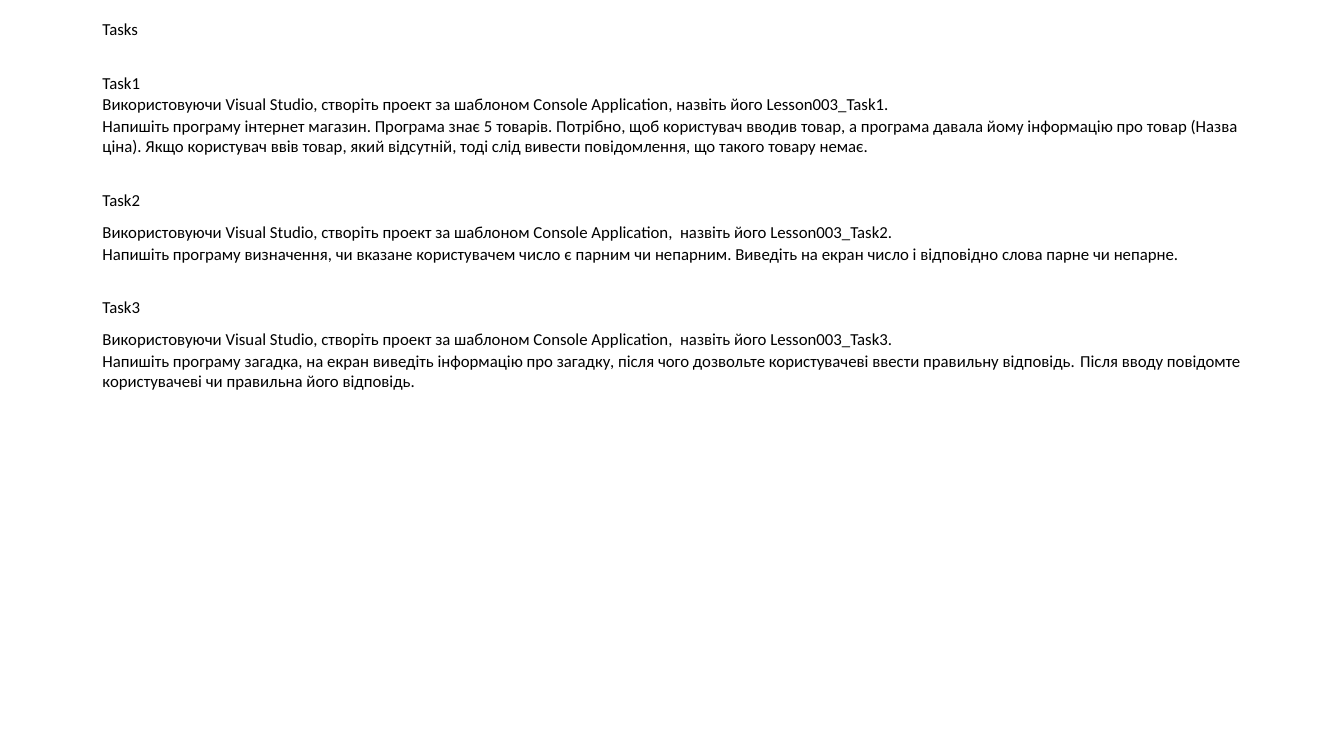
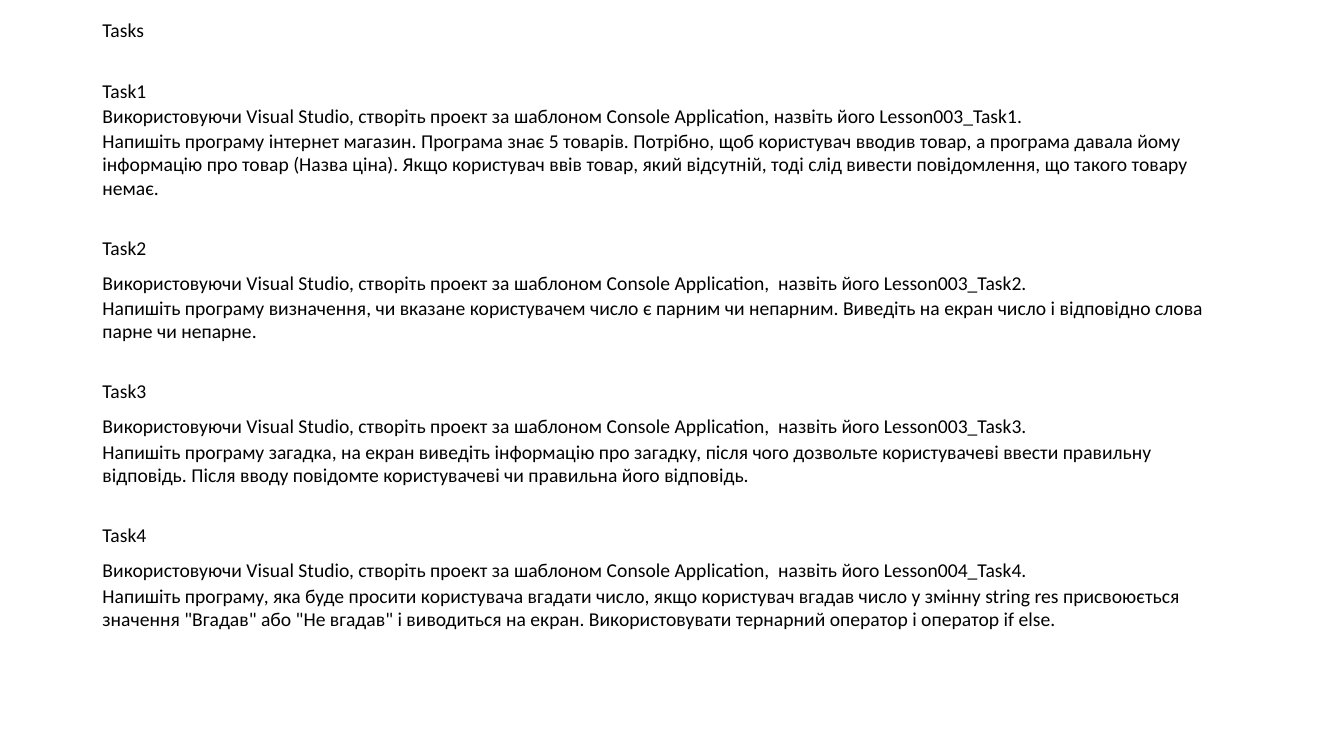
Before and after one commit to IT-Academy2020/Lesson_003_Conditions, a slide deck: slide 11 of Lesson3.pptx (slide 9 before the commit). Drawn at 1344x756 pixels with LibreOffice and Linux fonts; fonts in the diff are those of the drawing. Boxes give left, top, right and bottom in pixels: in the first picture for what was removed or moved away, otherwise in the second. Text is boxed around its words. In the diff, an @@ line names an element or a change of style, - is before the commit and + after.

```diff
--- a/Lesson3.pptx
+++ b/Lesson3.pptx
@@ text at (x1=102, y1=23, x2=1202, y2=486): size 12 to 14 pt in "Tasks", "Task1", "Використовуючи Visual Studio, створіть проект за шаблоном ...", "Напишіть програму інтернет магазин. Програма знає 5 ..." and 6 more places @@
@@ text at (x1=102, y1=528, x2=1179, y2=630): paragraphs added @@
+Task4
+Використовуючи Visual Studio, створіть проект за шаблоном Console Application, назвіть його Lesson004_Task4.
+Напишіть програму, яка буде просити користувача вгадати число, якщо користувач вгадав число у змінну string res присвоюється значення "Вгадав" або "Не вгадав" і виводиться на екран. Використовувати тернарний оператор і оператор if else.
```
Also in this commit, not shown: 7 other slides changed, 2 slides added.
